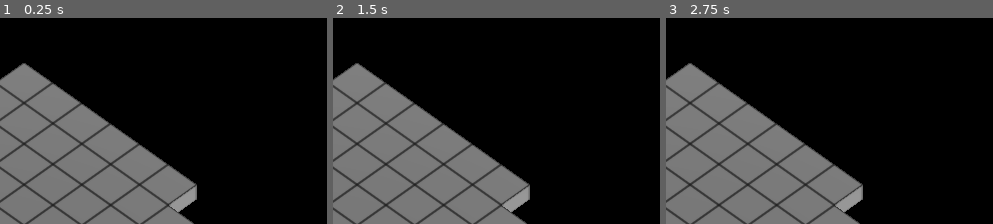
Above: before the commit, frames 1-3 (left to right).
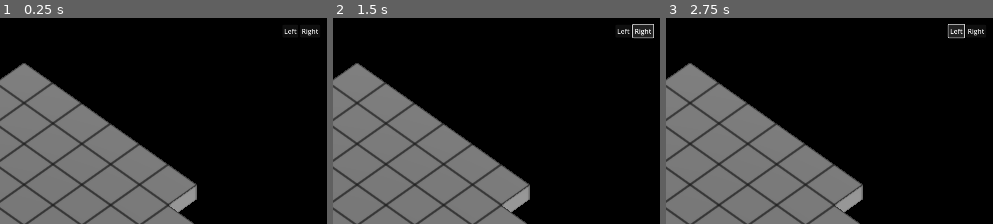
Above: after the commit, the same moments.

Repository: telmotrooper/meagre-tactics
Game: Godot game, scene res://main.tscn
Same seed, same stepped clock (60 frames per second), same inputs: the game is played once before the commit and once after it.
Inputs (mouse positions are % of the whole screen's width and height, from its top left):
- Up to frame 1 (0.25 s): no input
- Up to frame 2 (1.5 s): click (94, 3) at 0.5 s, where only the run after the commit has a clickable "Left"; click (97, 3) at 1.25 s, where only the run after the commit has a clickable "Right"
- Up to frame 3 (2.75 s): click (94, 3) at 2 s, where only the run after the commit has a clickable "Left"
The pictures show only the part of the screen within x 50-100%, y 0-50%; the shares and areas given below are measured in that part.

The runs differ from the first frame. In frame 1, 0.2% of the frame differs, in the area x 86-98%, y 5-9%; in frame 2, 0.6%, in the area x 86-99%, y 2-11%; in frame 3, 0.5%.

Commit message:
added initial UI structure

Diff:
--- a/main.tscn
+++ b/main.tscn
@@ -52,3 +52,34 @@
 
 [node name="WorldEnvironment" type="WorldEnvironment" parent="."]
 environment = SubResource("Environment_loftu")
+
+[node name="Control" type="Control" parent="."]
+layout_mode = 3
+anchors_preset = 15
+anchor_right = 1.0
+anchor_bottom = 1.0
+grow_horizontal = 2
+grow_vertical = 2
+mouse_filter = 2
+
+[node name="MarginContainer" type="MarginContainer" parent="Control"]
+layout_mode = 1
+anchors_preset = 15
+anchor_right = 1.0
+anchor_bottom = 1.0
+grow_horizontal = 2
+grow_vertical = 2
+mouse_filter = 2
+
+[node name="HBoxContainer" type="HBoxContainer" parent="Control/MarginContainer"]
+layout_mode = 2
+size_flags_horizontal = 8
+size_flags_vertical = 0
+
+[node name="LeftButton" type="Button" parent="Control/MarginContainer/HBoxContainer"]
+layout_mode = 2
+text = "Left"
+
+[node name="RightButton" type="Button" parent="Control/MarginContainer/HBoxContainer"]
+layout_mode = 2
+text = "Right"
--- a/project.godot
+++ b/project.godot
@@ -24,6 +24,10 @@
 window/size/viewport_width=1920
 window/size/viewport_height=1080
 
+[gui]
+
+theme/custom="res://theme.tres"
+
 [layer_names]
 
 3d_physics/layer_1="Pieces"
--- /dev/null
+++ b/theme.tres
@@ -0,0 +1,7 @@
+[gd_resource type="Theme" format=3 uid="uid://brc2s1pdg7hdb"]
+
+[resource]
+MarginContainer/constants/margin_bottom = 40
+MarginContainer/constants/margin_left = 40
+MarginContainer/constants/margin_right = 40
+MarginContainer/constants/margin_top = 40
